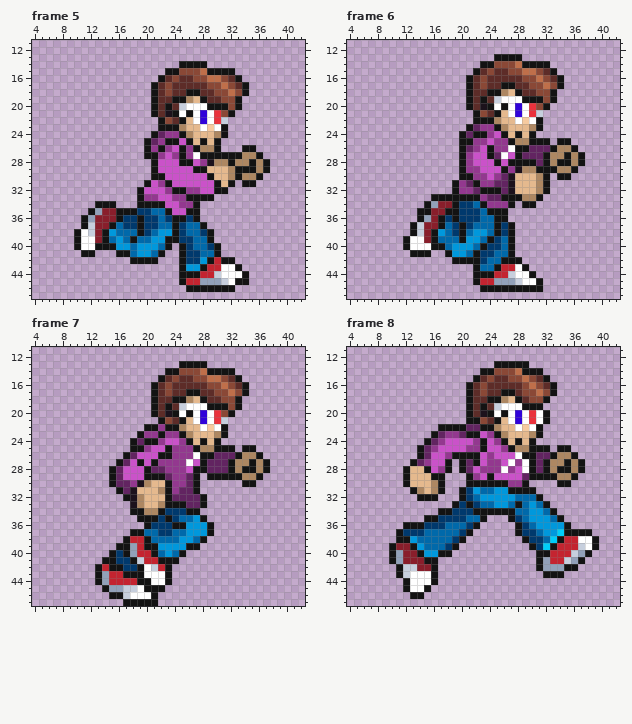
File history of a pixel-art file, GameX/Assets/Player/anim_run_shoot.aseprite. Above, as it was before the edit.
48x48 pixels, 10 frames. Shown: frame 5: x 4..42, y 11..47; frame 6: x 4..42, y 11..47; frame 7: x 4..42, y 11..47; frame 8: x 4..42, y 11..47. The commit also changed other frames, which this record leaves out.
After:
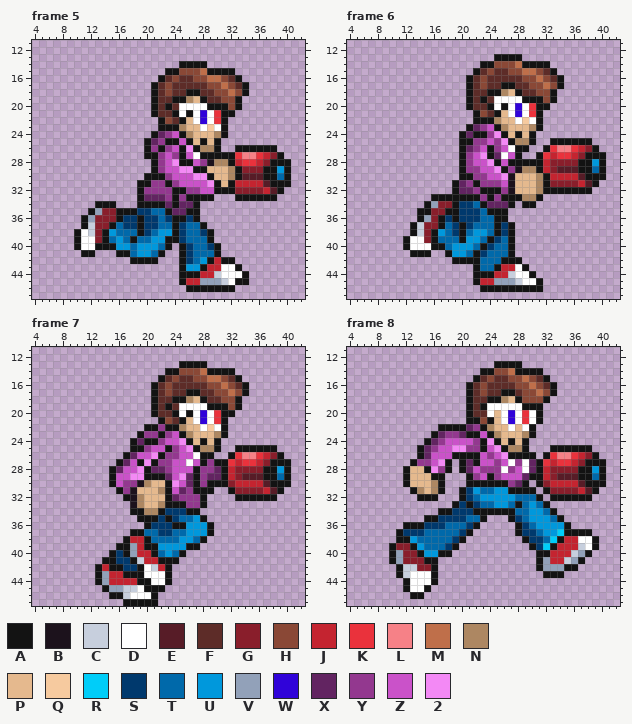
Palette (. is transparent): A #131313  B #1c121c  C #c7cfdd  D #ffffff  E #571c27  F #5d2c28  G #891e2b  H #8a4836  J #c42430  K #ea323c  L #f68187  M #bf6f4a  N #ad8762  P #e5b98e  Q #f6ca9f  R #00cdf9  S #00396d  T #0069aa  U #0098dc  V #92a1b9  W #3003d9  X #622461  Y #93388f  Z #ca52c9  2 #f389f5
Edits made:
layer "weapon" now shown
Frame 5, layers "Layer 1", "weapon":
y 20: x 25 C -> D
y 21: x 23 B -> F; x 31 H -> A
y 22: x 31 C -> A
y 24: x 24 Y -> Z
y 26: x 26 Y -> 2; x 33 . -> A; x 36..38 ... -> AAA
y 27: x 26 Y -> Z; x 33..39 ANNA... -> KLLKJGA
y 28: x 22 Z -> Y; x 24 Z -> 2; x 33..40 NNANA... -> JKKJGAAA
y 29: x 22 Z -> Y; x 25..26 ZZ -> 22; x 34..36 AAN -> GGG; x 38..40 ... -> AUA
y 30: x 20 . -> A; x 23 Z -> Y; x 27..28 ZZ -> 22; x 34..40 NNA.... -> EEEAATA
y 31: x 19 . -> A; x 21 Z -> Y; x 24 Z -> Y; x 29 Z -> 2; x 33..40 .AA..... -> JJJJEAAA
y 32: x 20..22 ZZZ -> YYY; x 32..39 ........ -> AGGGGJEA
y 33: x 20..24 YYZZY -> XXXYA; x 33..38 ...... -> AAAAAA
y 34: x 23..26 ZZYY -> XAXX
y 35: x 24..25 ZZ -> XX
y 39: x 26 S -> T
y 41..42: x 27 S -> T
Frame 6, layers "Layer 1", "weapon":
y 19: x 25 C -> D
y 20: x 23 B -> F; x 31 H -> A
y 21: x 31 C -> A
y 23: x 24 Y -> Z
y 24: x 25 Z -> 2
y 25: x 26 Y -> 2; x 31..33 AA. -> ..A; x 36..38 ... -> AAA
y 26: x 26 Y -> Z; x 30..39 XXXANNA... -> ..AKLLKJGA
y 27: x 23 Z -> 2; x 29..40 XXXANNANA... -> ..AKJKKJGAAA
y 28: x 24 Z -> 2; x 31..36 XANAAN -> AJGGGG; x 38..40 ... -> AUA
y 29: x 25 Z -> 2; x 32..40 AANNA.... -> JGEEEAATA
y 30: x 25..26 YX -> Z2; x 33..40 .AA..... -> JJJJEAAA
y 31: x 20..21 YX -> XY; x 25..26 XX -> YZ; x 33..39 ....... -> GGGGJEA
y 32: x 20..22 YYX -> XXY; x 26 X -> Y; x 33..38 ...... -> AAAAAA
y 33: x 24..25 XX -> AY
y 34: x 24..26 YYY -> XXX
y 40: x 25 S -> T
y 41: x 24 S -> T
y 42: x 23 S -> T
Frame 7, layers "Layer 1", "weapon":
y 19: x 25 C -> D
y 20: x 23 B -> F; x 31 H -> A
y 21: x 31 C -> A
y 23: x 24 Y -> Z
y 24: x 25 Y -> 2
y 25: x 25..26 YY -> Z2; x 31..33 AA. -> ..A; x 36..38 ... -> AAA
y 26: x 21 Z -> 2; x 23 A -> Y; x 25..26 YY -> ZZ; x 30..39 XXXANNA... -> ..AKLLKJGA
y 27: x 20 Z -> 2; x 24..25 YY -> ZZ; x 29..40 XXXANNANA... -> YAAKJKKJGAAA
y 28: x 19 Z -> 2; x 24..25 YY -> ZZ; x 28..29 AX -> YY; x 31..36 XANAAN -> AJGGGG; x 38..40 ... -> AUA
y 29: x 16 X -> Z; x 18..19 ZZ -> 22; x 24..25 YY -> Z2; x 28..30 .AA -> YXX; x 32..40 AANNA.... -> JGEEEAATA
y 30: x 16..17 XX -> ZY; x 24..25 YY -> 2Z; x 28..40 ......AA..... -> YAAAGJJJJEAAA
y 31: x 17 X -> Y; x 24 Y -> Z; x 26 X -> Y; x 28..29 .. -> AA; x 32..39 ........ -> AGGGGJEA
y 32: x 25..27 XXX -> YYY; x 33..38 ...... -> AAAAAA
y 33: x 26..27 XX -> YY
Frame 8, layers "Layer 1", "weapon":
y 13: x 29 A -> .
y 14: x 27..28 HM -> MA
y 16: x 28 F -> H
y 18: x 29 F -> H
y 19: x 24..25 FC -> DD
y 20: x 23..32 BADADWDKDA -> FDPDWDKDA.
y 21: x 24..32 FAPDWDKDA -> APDWDKDA.
y 22: x 22 X -> Y; x 24..25 AN -> NP; x 27..31 PDQDA -> DPDA.
y 23: x 24..26 YAN -> ANP; x 29..31 PNA -> NA.
y 24: x 24..30 ZYAPAPA -> 2APAPA.
y 25: x 19..20 ZZ -> 22; x 25..27 ZYA -> 2AN; x 29..33 NAAA. -> A...A; x 36..38 ... -> AAA
y 26: x 18 Y -> Z; x 26..28 ZZD -> 2AA; x 31..39 XXANNA... -> .AKLLKJGA
y 27: x 14 X -> Y; x 17 Z -> 2; x 24 Y -> Z; x 30..40 AXANNANA... -> XAKJKKJGAAA
y 28: x 16 Z -> 2; x 30..36 AXANAAN -> XAJGGGG; x 38..40 ... -> AUA
y 29: x 25 Z -> Y; x 32..40 AANNA.... -> JGEEEAATA
y 30: x 28 Y -> X; x 31..40 ...AA..... -> AGJJJJEAAA
y 31: x 32..39 ........ -> AGGGGJEA
y 32: x 33..38 ...... -> AAAAAA
Where, in picture pixels (left, top, right, bottom), the same in both pictures:
changed: (137, 103, 291, 264)
changed: (459, 96, 606, 208)
changed: (480, 243, 501, 264)
changed: (116, 403, 291, 508)
changed: (417, 361, 606, 501)
